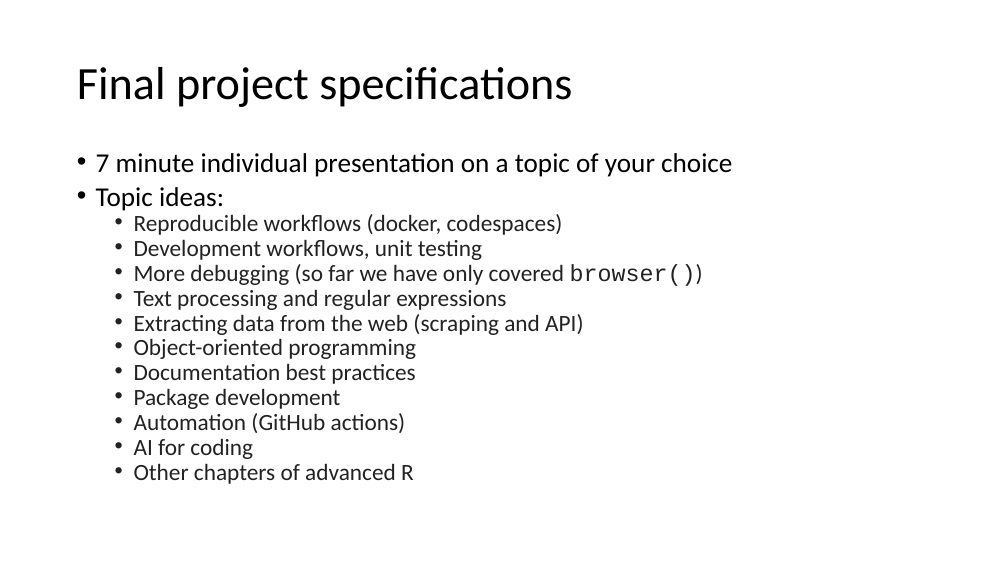
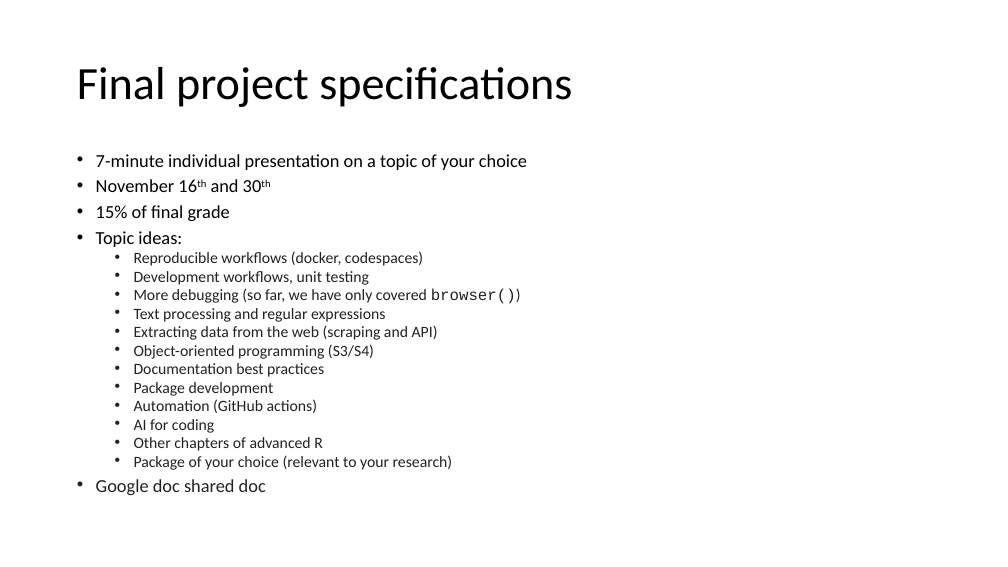
Before and after one commit to abbylewis/Advanced_R, a slide deck: slide 2 of slides/07_Parallel.pptx. Drawn at 1008x567 pixels with LibreOffice and Linux fonts; fonts in the diff are those of the drawing. Boxes give left, top, right and bottom in pixels: in the first picture for what was removed or moved away, otherwise in the second. Text is boxed around its words. In the diff, an @@ line names an element or a change of style, - is before the commit and + after.

```diff
--- a/slides/07_Parallel.pptx
+++ b/slides/07_Parallel.pptx
@@ text at (96,154,527,221): text changed; size 25.9 to 17.5 pt @@
-• 7 minute individual presentation on a topic of your choice
+• 7-minute individual presentation on a topic of your choice
+• November 16th and 30th
+• 15% of final grade
@@ text at (96,231,438,451): size 25.9 to 17.5 pt in "Topic ideas:"; size 22.2 to 15 pt in "Reproducible workflows (docker, codespaces)", "Development workflows, unit testing", "Text processing and regular expressions", "Extracting data from the web (scraping and ..." and 5 more places @@
@@ text at (134,288,521,304): text changed; size 22.2 to 15 pt @@
-  • More debugging (so far we have only covered browser())
+  • More debugging (so far, we have only covered browser())
@@ text at (134,344,374,359): text changed; size 22.2 to 15 pt @@
-  • Object-oriented programming
+  • Object-oriented programming (S3/S4)
@@ text at (96,455,453,495): paragraphs added @@
+  • Package of your choice (relevant to your research)
+• Google doc shared doc
```
Also in this commit, not shown: 1 slide added, 2 other files.
